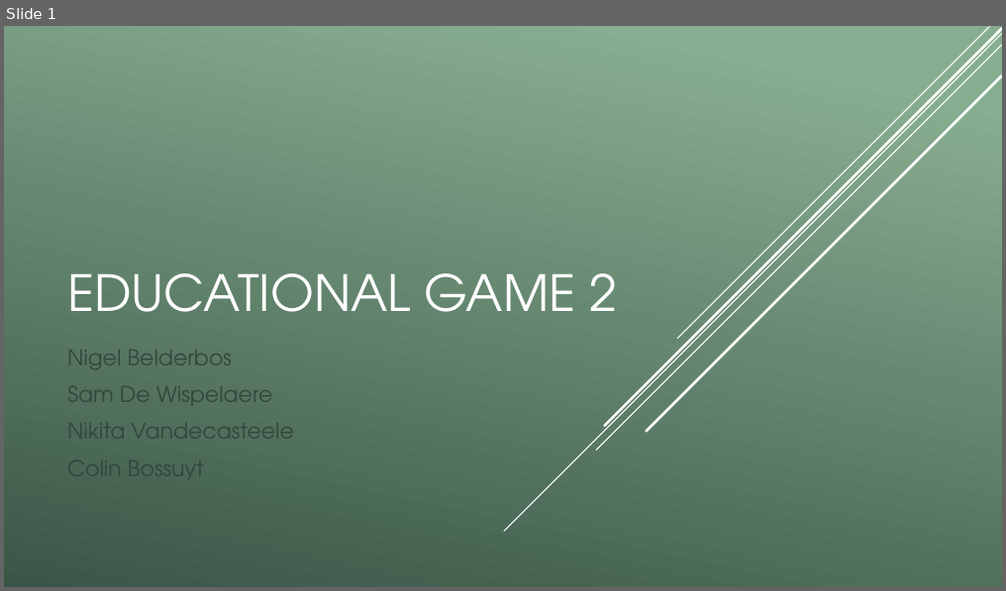
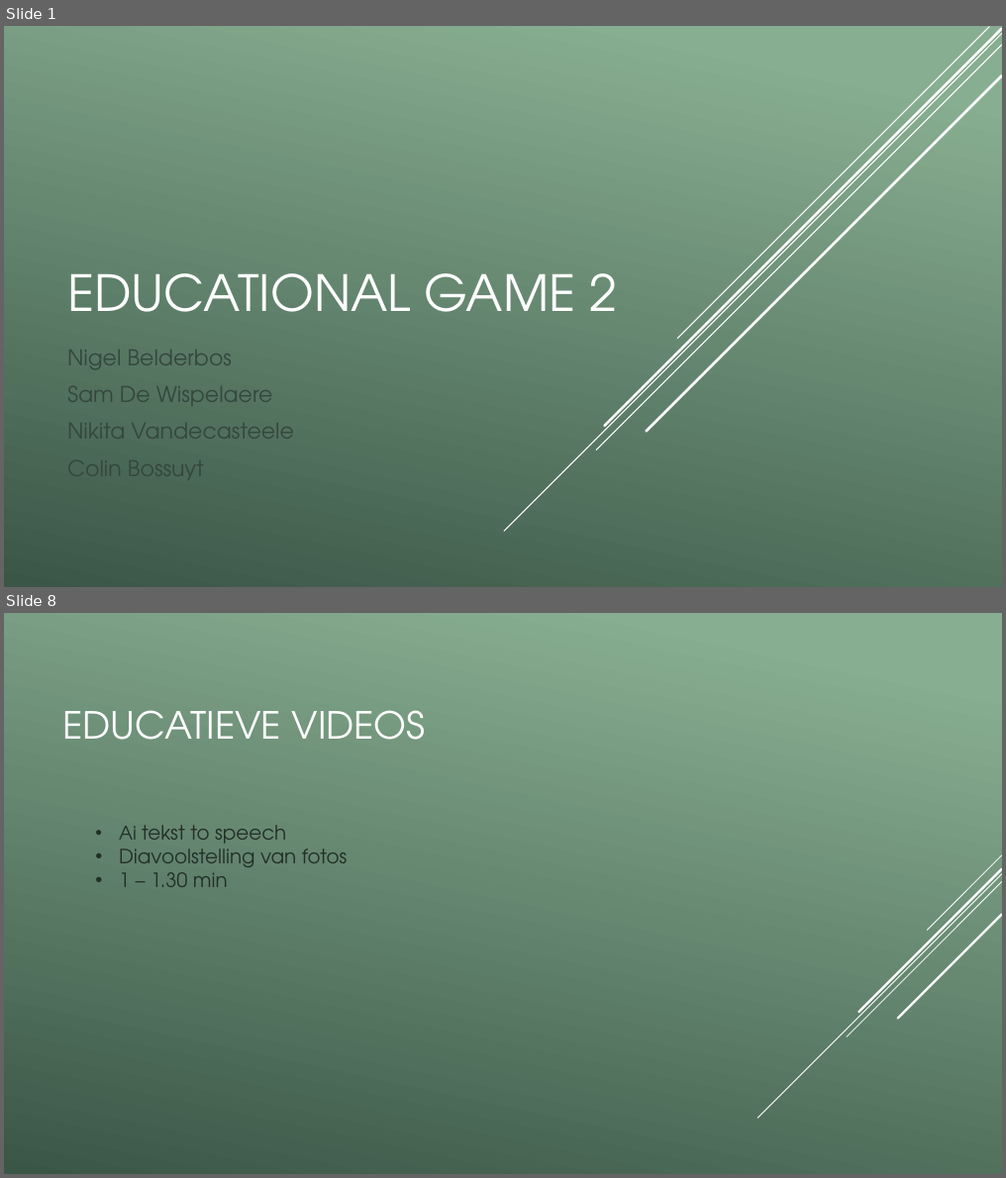
Before and after one commit to vives-project-xp/EducationalGame2, a slide deck: Educational_game_2.pptx. Shown one above the other, each under a label of ours: slide 1 before the commit, slides 1 and 8 after it; the slides between them are not shown. The pictures are 1006x591 and 1006x1178 pixels, drawn with LibreOffice and Linux fonts; fonts in the diff are those of the drawing; background and template pictures are left out. Boxes give left, top, right and bottom in pixels: in the first picture for what was removed or moved away, otherwise in the second. Text is boxed around its words. In the diff, an @@ line names an element or a change of style, - is before the commit and + after.

```diff
--- a/Educational_game_2.pptx
+++ b/Educational_game_2.pptx
@@ slide 8 added at box(4, 613, 1002, 1174), background gradient #88AE92 to #3B5647 @@
@@ title added at box(62, 710, 426, 740), 36 pt, text #FFFFFF @@
+EDUCATIEVE VIDEOS
@@ text added at box(119, 825, 348, 887), 19 pt, text #223028 @@
+• Ai tekst to speech
+• Diavoolstelling van fotos
+• 1 – 1.30 min
@@ group added at box(757, 856, 1002, 1118): 5 lines @@
```
Also in this commit, not shown: 6 slides changed, 1 other slide added, 1 slide removed, 2 other files.
